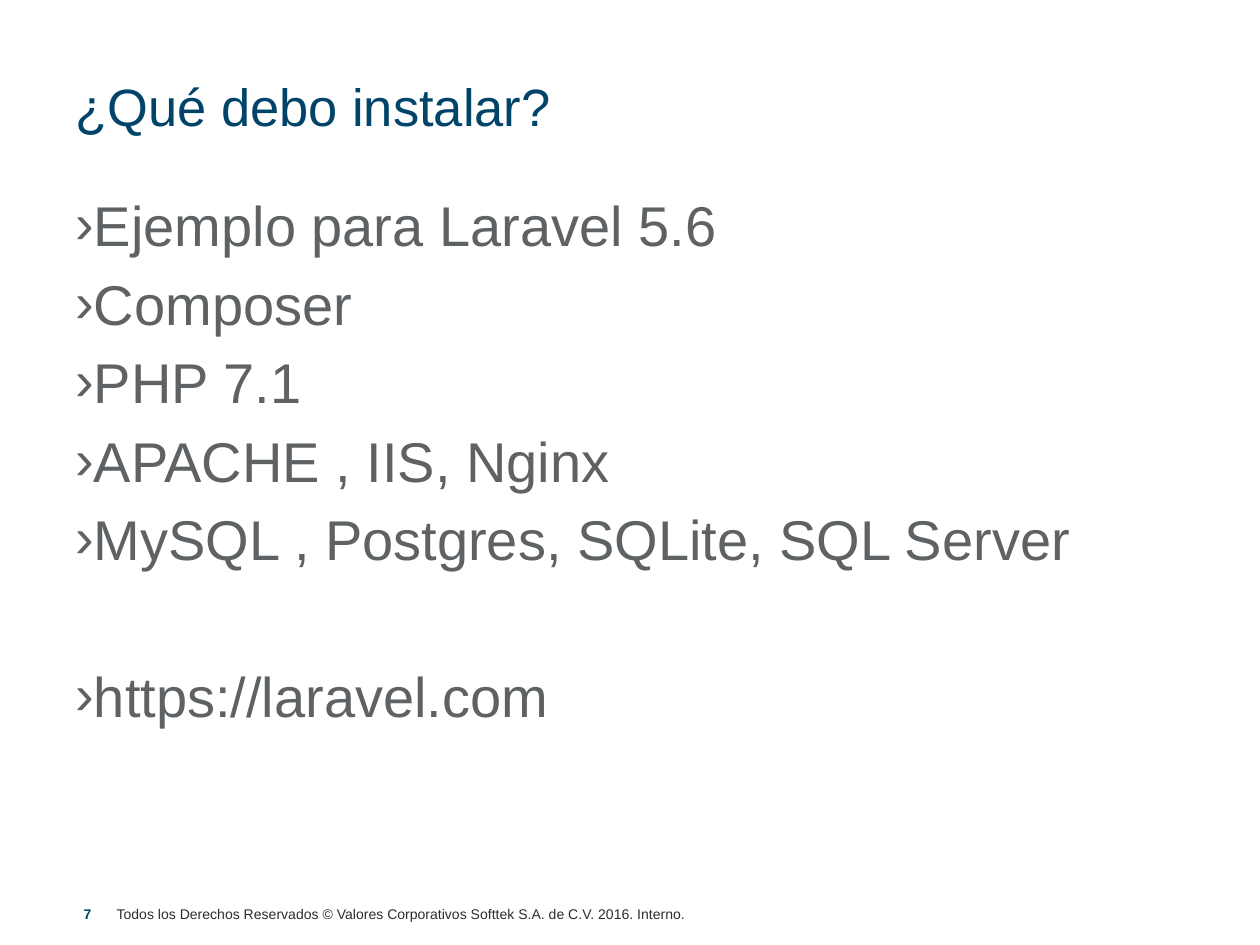
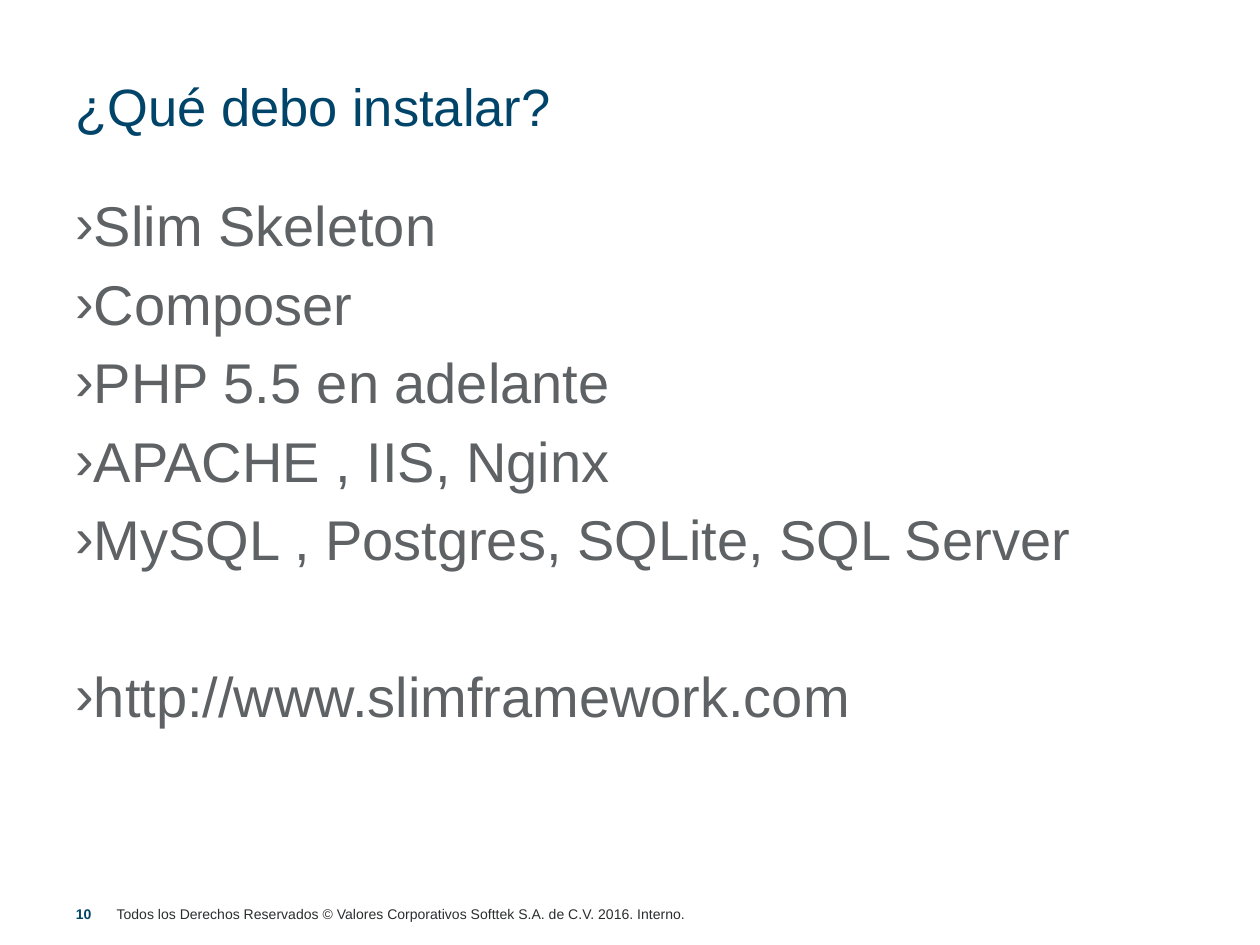
Before and after one commit to precagno/clase_slim, a slide deck: slide 10 of ppt_capacitacion_slim.pptx (slide 7 before the commit). Drawn at 1260x945 pixels with LibreOffice and Linux fonts; fonts in the diff are those of the drawing; background and template pictures are left out. Boxes give left, top, right and bottom in pixels: in the first picture for what was removed or moved away, otherwise in the second. Text is boxed around its words. In the diff, an @@ line names an element or a change of style, - is before the commit and + after.

```diff
--- a/ppt_capacitacion_slim.pptx
+++ b/ppt_capacitacion_slim.pptx
@@ text at [75,205,436,247]: text changed @@
-› Ejemplo para Laravel 5.6
+› Slim Skeleton
@@ text at [75,286,1070,571]: indent changed @@
@@ text at [75,362,610,404]: text changed @@
-› PHP 7.1
+› PHP 5.5 en adelante
@@ text at [75,676,849,727]: text changed @@
-› https://laravel.com
+› http://www.slimframework.com
@@ page number at [76,909,92,919]: text changed @@
-7
+10
```
Also in this commit, not shown: 7 other slides changed, 7 slides added, 4 slides removed, 1 other file.
